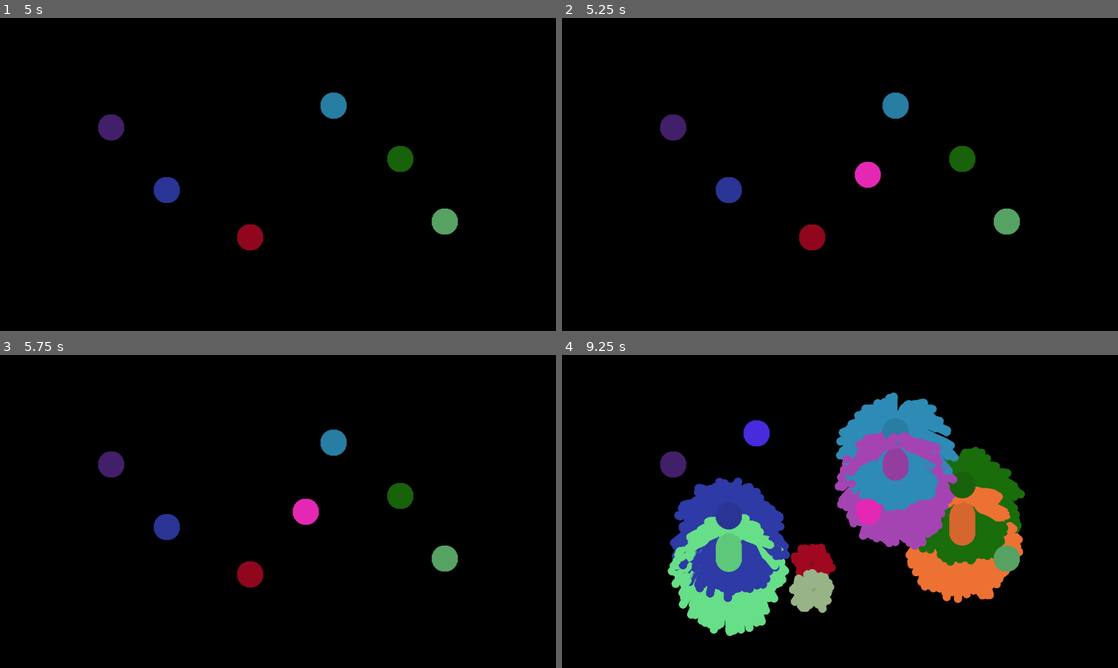
Above: before the commit, frames 1-4 (two rows, left to right).
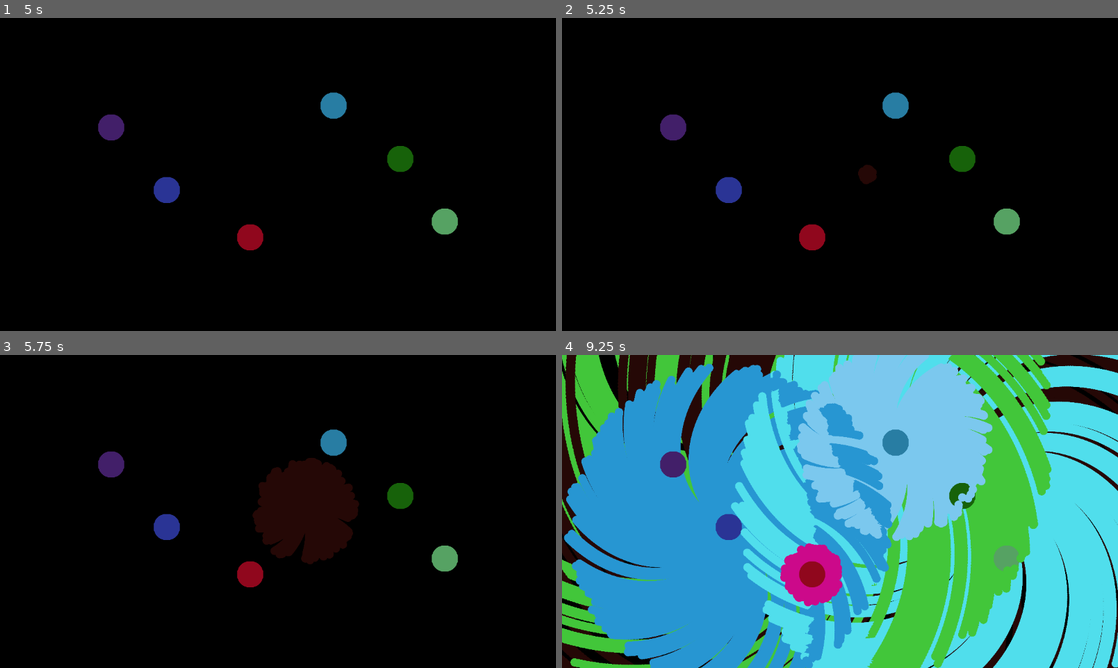
Above: after the commit, the same moments.

Repository: SanderVanhove/color-smash
Game: Godot game, scene res://Map.tscn
Same seed, same stepped clock (60 frames per second), same inputs: the game is played once before the commit and once after it.
Inputs (mouse positions are in pixels of both pictures, inside the frame that each line leads up to):
- Up to frame 1 (5 s): tap Enter at 0.5, 2, 3.5 s; move the mouse to (400, 158) at 0.52 s; click (400, 158) at 0.67 s; tap Space at 1.25, 2.75, 4.25 s; move the mouse to (166, 190) at 1.27 s; click (166, 190) at 1.42 s; move the mouse to (333, 105) at 2.02 s; click (333, 105) at 2.17 s; move the mouse to (250, 237) at 2.77 s; click (250, 237) at 2.92 s; move the mouse to (444, 221) at 3.52 s; click (444, 221) at 3.67 s; tap 1 (option1, bound only after the commit) at 4.15 s; move the mouse to (111, 127) at 4.27 s; click (111, 127) at 4.42 s; tap 2 (option2, bound only after the commit) at 4.9 s
- Up to frame 2 (5.25 s): move the mouse to (867, 174) at 5.02 s; click (867, 174) at 5.17 s
- Up to frame 3 (5.75 s): no input
- Up to frame 4 (9.25 s): move the mouse to (756, 433) at 5.77 s; click (756, 433) at 5.92 s; move the mouse to (962, 495) at 6.52 s; click (962, 495) at 6.67 s; move the mouse to (728, 527) at 7.27 s; click (728, 527) at 7.42 s; move the mouse to (895, 442) at 8.02 s; click (895, 442) at 8.17 s; move the mouse to (812, 574) at 8.77 s; click (812, 574) at 8.92 s

Frame 1 is identical in both runs. In frame 2, 0.3% of the frame differs, in the area x 52-58%, y 45-55%; in frame 3, 4.6%; in frame 4, 98%, in the area x 0-100%, y 0-100%.

Commit message:
Add color swirls

Diff:
--- /dev/null
+++ b/src/ColorSwirl.gd
@@ -0,0 +1,8 @@
+extends Node2D
+
+
+func _ready() -> void:
+	var random_color = Color(randf(), randf(), randf())
+	modulate = random_color
+	$AnimationPlayer.play("Rotate")
+	$Particles2D.emitting = true
--- /dev/null
+++ b/src/ColorSwirl.tscn
@@ -0,0 +1,44 @@
+[gd_scene load_steps=5 format=2]
+
+[ext_resource path="res://ColorSwirl.gd" type="Script" id=1]
+[ext_resource path="res://player.png" type="Texture" id=2]
+
+[sub_resource type="ParticlesMaterial" id=1]
+flag_disable_z = true
+spread = 180.0
+gravity = Vector3( 0, 0, 0 )
+initial_velocity = 191.57
+orbit_velocity = 0.0
+orbit_velocity_random = 0.0
+scale = 0.2
+
+[sub_resource type="Animation" id=2]
+resource_name = "Rotate"
+length = 5.0
+tracks/0/type = "value"
+tracks/0/path = NodePath("Particles2D:rotation_degrees")
+tracks/0/interp = 1
+tracks/0/loop_wrap = true
+tracks/0/imported = false
+tracks/0/enabled = true
+tracks/0/keys = {
+"times": PoolRealArray( 0, 5 ),
+"transitions": PoolRealArray( 1, 1 ),
+"update": 0,
+"values": [ 0.0, 180.0 ]
+}
+
+[node name="ColorSwirl" type="Node2D"]
+script = ExtResource( 1 )
+
+[node name="Particles2D" type="Particles2D" parent="."]
+emitting = false
+amount = 150
+lifetime = 5.0
+one_shot = true
+explosiveness = 0.98
+process_material = SubResource( 1 )
+texture = ExtResource( 2 )
+
+[node name="AnimationPlayer" type="AnimationPlayer" parent="."]
+anims/Rotate = SubResource( 2 )
--- a/src/Map.gd
+++ b/src/Map.gd
@@ -1,8 +1,9 @@
 extends Node2D
 
 var BallClass = preload("res://ColorBall.tscn")
+var SwirlClass = preload("res://ColorSwirl.tscn")
 
-
+var _kind: int = 0
 var _current_ball
 
 
@@ -11,11 +12,31 @@
 
 
 func _input(event: InputEvent) -> void:
+	if Input.is_action_just_pressed("option1"):
+		_kind = 0
+	elif Input.is_action_just_pressed("option2"):
+		_kind = 1
+
 	if not event as InputEventMouseButton:
 		return
 
 	event = event as InputEventMouseButton
 
+	if _kind == 0:
+		spawn_ball(event)
+	if _kind == 1:
+		spawn_swirl(event)
+
+func spawn_swirl(event: InputEventMouseButton):
+	if not event.is_pressed():
+		return
+
+	var new_swirl = SwirlClass.instance()
+	new_swirl.position = event.position
+	add_child(new_swirl)
+
+
+func spawn_ball(event: InputEventMouseButton):
 	if event.is_pressed():
 		_current_ball = BallClass.instance()
 		_current_ball.position = event.position
--- a/src/project.godot
+++ b/src/project.godot
@@ -19,6 +19,19 @@
 window/size/width=1200
 window/size/height=675
 
+[input]
+
+option1={
+"deadzone": 0.5,
+"events": [ Object(InputEventKey,"resource_local_to_scene":false,"resource_name":"","device":0,"alt":false,"shift":false,"control":false,"meta":false,"command":false,"pressed":false,"scancode":49,"unicode":0,"echo":false,"script":null)
+ ]
+}
+option2={
+"deadzone": 0.5,
+"events": [ Object(InputEventKey,"resource_local_to_scene":false,"resource_name":"","device":0,"alt":false,"shift":false,"control":false,"meta":false,"command":false,"pressed":false,"scancode":50,"unicode":0,"echo":false,"script":null)
+ ]
+}
+
 [physics]
 
 common/enable_pause_aware_picking=true
